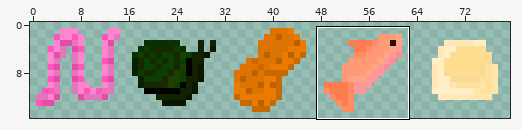
File history of a sprite sheet, assets/tiles/bait.png. The first picture is a wide view before the edit; the outline marks the close-up.
Close-up. Earlier state:
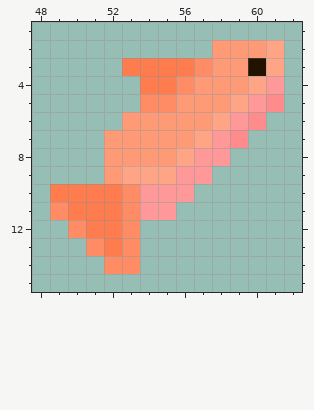
The file is 80x16 pixels. Colours within 5 levels of each other are drawn and written as one. Shown: x 48..62, y 1..15. The commit also changed other parts of the picture, which this record leaves out.
The same view after the edit:
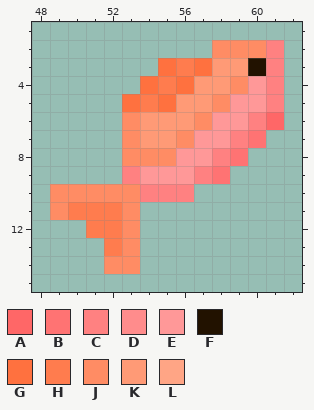
Palette (. is transparent): A #ff6767  B #ff7373  C #ff8181  D #ff8c8c  E #ff9898  F #221200  G #ff713f  H #ff7c4e  J #ff8c64  K #ff9a76  L #ffa585
Change:
Colour A now appears in row 6 at x 61.
Colour B now appears in row 7 at x 60; in row 8 at x 59; in row 9 at x 58.
The author changed colour D to colour C in row 5 at x 61; in row 6 at x 60; in row 7 at x 59.
The author changed colour E to colour C in row 4 at x 61; in row 8 at x 58; in row 9 at x 57; in row 10 at x 54 to 56.
The author changed colour L to colour C in rows 2 to 3 at x 61; in row 9 at x 53.
The author changed colour L to colour E in row 4 at x 60; in row 5 at x 59; in row 6 at x 58; in row 7 at x 57; in row 8 at x 56; in row 9 at x 54 to 55.
Colour G now appears in row 5 at x 53.
The author changed colour H to colour G in row 3 at x 55; in row 4 at x 54.
The author changed colour J to colour G in row 3 at x 57; in row 4 at x 56; in row 5 at x 55.
The author changed colour J to colour H in row 5 at x 54.
The author changed colour H to colour J in row 10 at x 49 to 52.
The author changed colour K to colour J in row 2 at x 58 to 60; in row 4 at x 59; in row 5 at x 58; in row 6 at x 53 and 57; in row 7 at x 53 and 56; in row 8 at x 53 to 55.
The author cleared colour E in row 11 at x 54 to 55.
The author cleared colour H in row 3 at x 53 to 54.
The author cleared colour J in row 12 at x 50; in row 13 at x 51.
The author cleared colour K in rows 7 to 9 at x 52.
Where, in picture pixels (left, top, right, bottom), the same in both close-ups:
changed: (50, 40, 284, 256)
